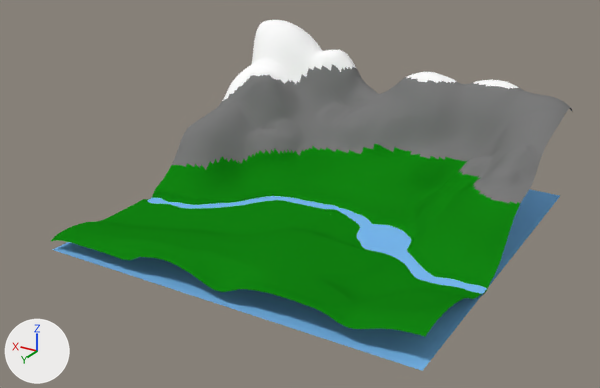
The Blender file 3DGameSettings.blend: old version first, new version second.
Before and after are seen from a 50 mm camera at (-1015.0, 1823.0, 967.0) aimed at (28.0, 84.0, 97.0). Lighting does not change. The marker at lower left points along +X, +Y and +Z.

In view in the first picture: 'Ground', 'Water'.
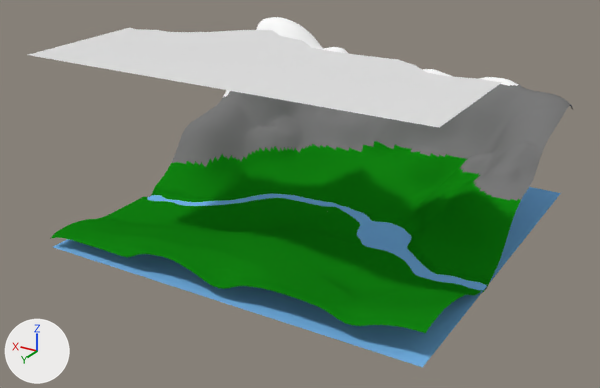
What differs and where, as boxes (x1, y1, x2, y2) in the pictures (600 x 388 px):
'Ground', moved: before (51, 20, 572, 337); after (50, 17, 573, 333)
'TreePlacementPlane', added: after (29, 28, 502, 127)
'Water', moved: before (53, 189, 560, 371); after (53, 187, 561, 367)

Patch to the scene script:
```diff
--- a/3DGameSettings.blend.py
+++ b/3DGameSettings.blend.py
@@ me_plane @@
+me_plane.from_pydata([(174.0, -13.0, 0.0), (237.0, 32.0, 0.0), (-512.0, 512.0, 0.0), (512.0, 512.0, 0.0), (-512.0, 174.0, 0.0), (512.0, 159.0, 0.0), (114.0, 38.0, 0.0), (37.0, 55.0, 0.0), (-19.0, 108.0, 0.0), (-86.0, 117.0, 0.0), (-147.0, 114.0, 0.0), (-247.0, 108.0, 0.0), (-298.0, 134.0, 0.0), (-350.0, 181.0, 0.0), (-392.0, 185.0, 0.0), (-459.0, 170.0, 0.0), (296.0, 92.0, 0.0), (346.0, 125.0, 0.0), (384.0, 146.0, 0.0), (429.0, 144.0, 0.0), (458.0, 155.0, 0.0), (480.0, 168.0, 0.0)], [], [(0, 1, 16, 17, 18, 19, 20, 21, 5, 3, 2, 4, 15, 14, 13, 12, 11, 10, 9, 8, 7, 6)])
@@ ob_ground @@
 ob_ground = bpy.data.objects.new('Ground', me_ground)
-ob_ground.location = (0.0, 0.0, 0.0)
+ob_ground.location = (0.0, 0.0, 8.0)
@@ ob_water @@
 ob_water = bpy.data.objects.new('Water', me_water)
-ob_water.location = (0.0, 0.0, -8.0)
+ob_water.location = (0.0, 0.0, 0.0)
@@ ob_treeplacementplane @@
+ob_treeplacementplane = bpy.data.objects.new('TreePlacementPlane', me_plane)
+ob_treeplacementplane.location = (0.0, 0.0, 500.0)
```
